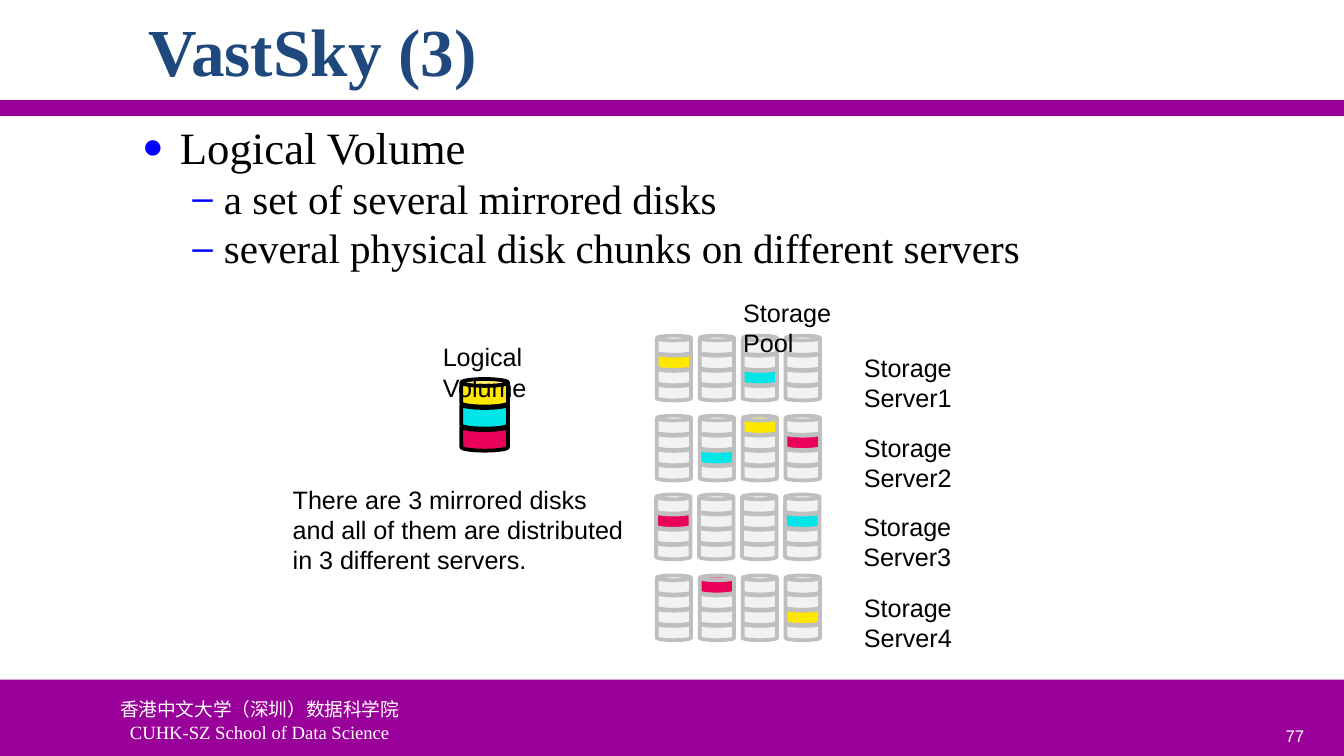
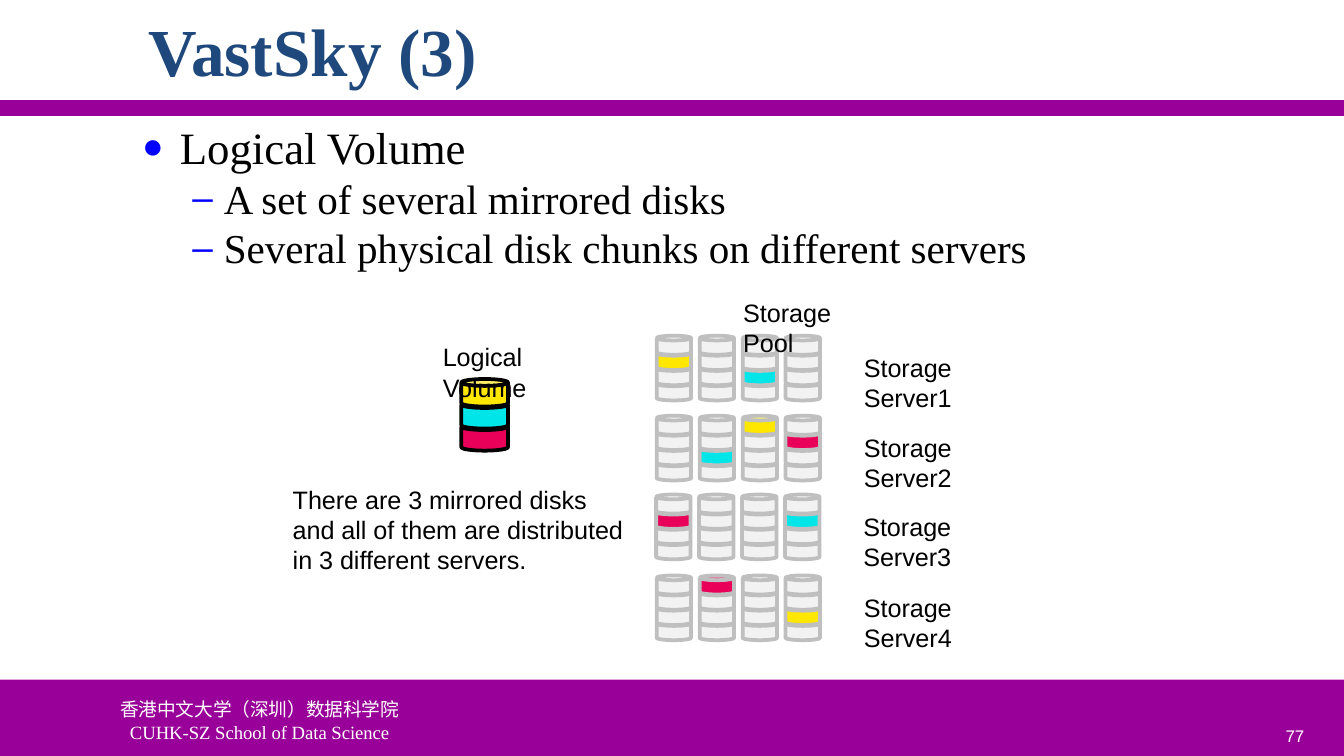
Before and after one commit to ychung1103/ychung1103.github.io, a slide deck: slide 77 of Slides/CSC6103/VT-05 Storage Virtualization.pptx. Drawn at 1344x756 pixels with LibreOffice and Linux fonts; fonts in the diff are those of the drawing; background and template pictures are left out. Boxes give left, top, right and bottom in pixels: in the first picture for what was removed or moved away, otherwise in the second. Text is boxed around its words. In the diff, an @@ line names an element or a change of style, - is before the commit and + after.

Commit message:
update

```diff
--- a/Slides/CSC6103/VT-05 Storage Virtualization.pptx
+++ b/Slides/CSC6103/VT-05 Storage Virtualization.pptx
@@ text at (x1=224, y1=185, x2=1027, y2=271): text changed @@
-  – a set of several mirrored disks
-  – several physical disk chunks on different servers
+  – A set of several mirrored disks
+  – Several physical disk chunks on different servers
```
Also in this commit, not shown: 9 other slides changed.
